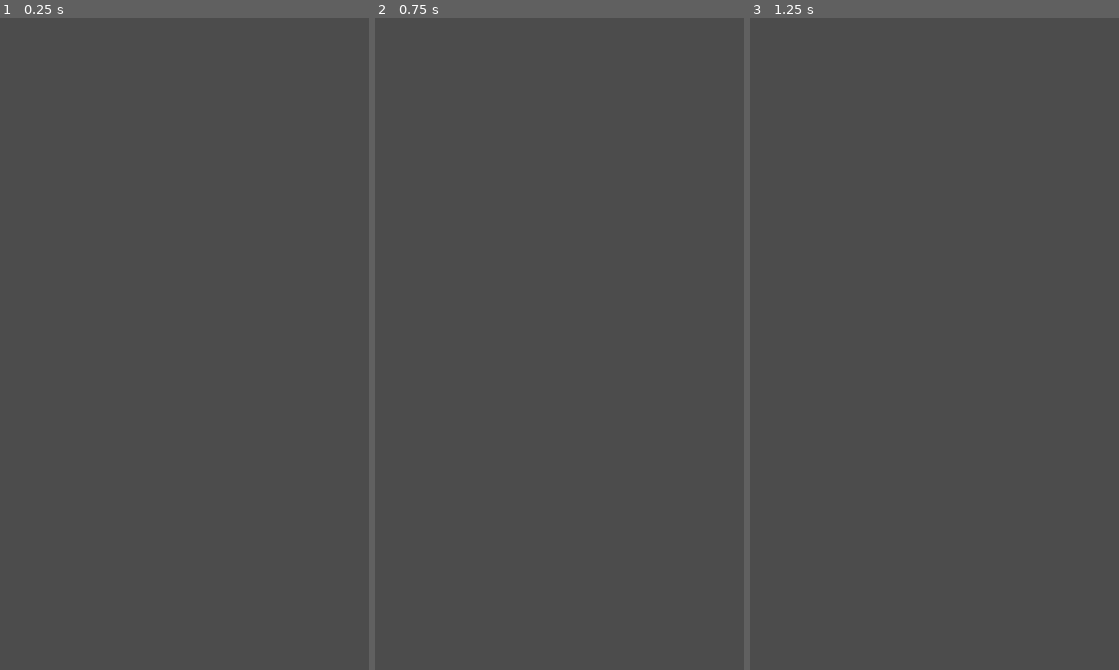
Above: before the commit, frames 1-3 (left to right).
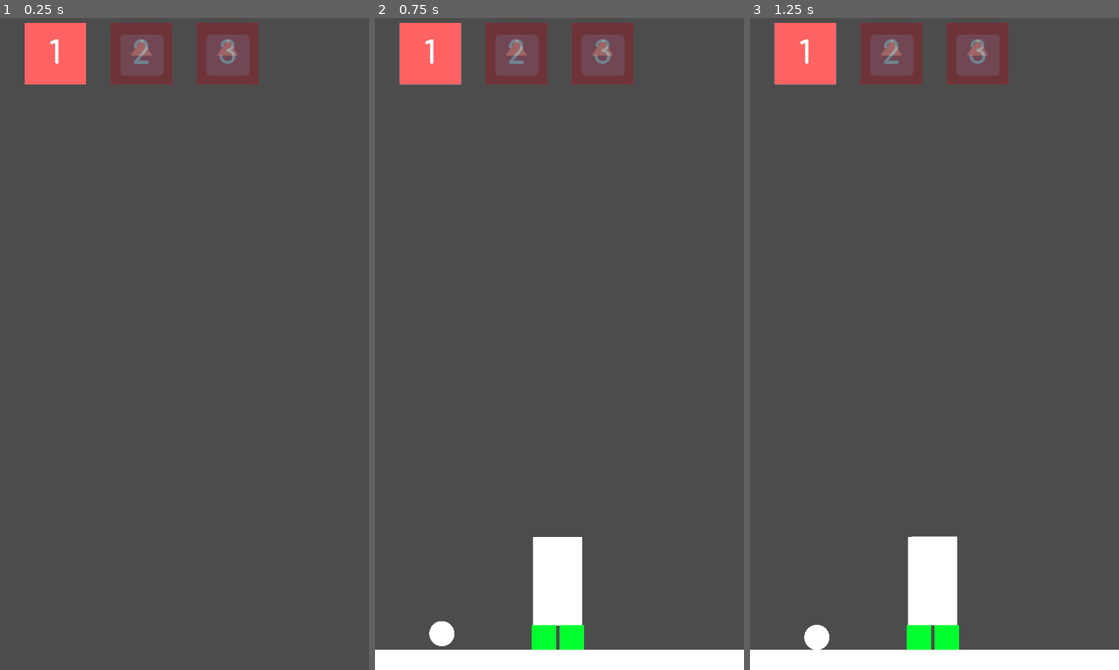
Above: after the commit, the same moments.

Repository: Clement-R/ludum_dare_49
Game: Godot game, scene res://Scenes/Game.tscn
The game is run twice, just before and just after one commit, with the same random seed, the same clock (stepped at 60 frames per second) and the same inputs. Before the commit the project starts from res://Levels/Game.tscn. The engine's default icon, where the game draws it, is replaced by a stand-in: a white triangle on a blue panel in a dark square.
Inputs (mouse positions are in pixels of both pictures, inside the frame that each line leads up to):
- Up to frame 1 (0.25 s): no input
- Up to frame 2 (0.75 s): click (430, 50) at 0.52 s
- Up to frame 3 (1.25 s): no input

The runs differ from the first frame. In frame 1, 4.7% of the frame differs, in the area x 6-70%, y 0-11%; in frame 2, 10%; in frame 3, 10%, in the area x 0-100%, y 0-100%.

Commit message:
+ level selection screen

Diff:
--- /dev/null
+++ b/Actors/UI/LevelButton.tscn
@@ -0,0 +1,66 @@
+[gd_scene load_steps=6 format=2]
+
+[ext_resource path="res://Config/theme.tres" type="Theme" id=1]
+[ext_resource path="res://Art/Fonts/Comfortaa/static/Comfortaa-Bold.ttf" type="DynamicFontData" id=2]
+[ext_resource path="res://Scripts/LevelButton.gd" type="Script" id=3]
+[ext_resource path="res://Art/Sprites/icon.png" type="Texture" id=4]
+
+[sub_resource type="DynamicFont" id=1]
+size = 64
+font_data = ExtResource( 2 )
+
+[node name="LevelButton" type="Control"]
+margin_right = 125.0
+margin_bottom = 125.0
+rect_min_size = Vector2( 125, 125 )
+script = ExtResource( 3 )
+__meta__ = {
+"_edit_use_anchors_": false
+}
+
+[node name="ColorRect" type="ColorRect" parent="."]
+anchor_right = 1.0
+anchor_bottom = 1.0
+color = Color( 1, 0.384314, 0.384314, 1 )
+__meta__ = {
+"_edit_use_anchors_": false
+}
+
+[node name="Label" type="Label" parent="."]
+anchor_right = 1.0
+anchor_bottom = 1.0
+theme = ExtResource( 1 )
+custom_fonts/font = SubResource( 1 )
+text = "1"
+align = 1
+valign = 1
+__meta__ = {
+"_edit_use_anchors_": false
+}
+
+[node name="ToolButton" type="ToolButton" parent="."]
+anchor_right = 1.0
+anchor_bottom = 1.0
+__meta__ = {
+"_edit_use_anchors_": false
+}
+
+[node name="Locked" type="ColorRect" parent="."]
+anchor_right = 1.0
+anchor_bottom = 1.0
+color = Color( 0, 0, 0, 0.501961 )
+__meta__ = {
+"_edit_use_anchors_": false
+}
+
+[node name="TextureRect" type="TextureRect" parent="Locked"]
+modulate = Color( 1, 1, 1, 0.25098 )
+anchor_right = 1.0
+anchor_bottom = 1.0
+texture = ExtResource( 4 )
+expand = true
+__meta__ = {
+"_edit_use_anchors_": false
+}
+
+[connection signal="pressed" from="ToolButton" to="." method="_on_ToolButton_pressed"]
--- /dev/null
+++ b/Actors/UI/LevelSelection.tscn
@@ -0,0 +1,43 @@
+[gd_scene load_steps=3 format=2]
+
+[ext_resource path="res://Scripts/LevelSelection.gd" type="Script" id=1]
+[ext_resource path="res://Actors/UI/LevelButton.tscn" type="PackedScene" id=3]
+
+[node name="LevelSelection" type="Control"]
+anchor_right = 1.0
+anchor_bottom = 1.0
+mouse_filter = 2
+script = ExtResource( 1 )
+__meta__ = {
+"_edit_use_anchors_": false
+}
+_level_button = ExtResource( 3 )
+
+[node name="ScrollContainer" type="ScrollContainer" parent="."]
+anchor_right = 1.0
+anchor_bottom = 1.0
+margin_top = 20.0
+margin_bottom = -20.0
+mouse_filter = 2
+size_flags_horizontal = 3
+size_flags_vertical = 3
+scroll_horizontal_enabled = false
+__meta__ = {
+"_edit_use_anchors_": false
+}
+
+[node name="CenterContainer" type="CenterContainer" parent="ScrollContainer"]
+margin_right = 750.0
+mouse_filter = 2
+size_flags_horizontal = 3
+
+[node name="GridContainer" type="GridContainer" parent="ScrollContainer/CenterContainer"]
+margin_left = 50.0
+margin_right = 700.0
+rect_min_size = Vector2( 650, 0 )
+mouse_filter = 2
+size_flags_horizontal = 3
+size_flags_vertical = 3
+custom_constants/vseparation = 50
+custom_constants/hseparation = 50
+columns = 4
--- a/UI.tscn
+++ b/Actors/UI/UI.tscn
@@ -2,8 +2,8 @@
 
 [ext_resource path="res://Scripts/UI.gd" type="Script" id=1]
 [ext_resource path="res://Art/Sprites/circle_128.png" type="Texture" id=2]
-[ext_resource path="res://theme.tres" type="Theme" id=3]
-[ext_resource path="res://font.tres" type="DynamicFont" id=4]
+[ext_resource path="res://Config/theme.tres" type="Theme" id=3]
+[ext_resource path="res://Config/font.tres" type="DynamicFont" id=4]
 [ext_resource path="res://Art/Fonts/Comfortaa/Comfortaa-VariableFont_wght.ttf" type="DynamicFontData" id=5]
 
 [sub_resource type="DynamicFont" id=1]
--- a/Levels/Game.tscn
+++ /dev/null
@@ -1,16 +0,0 @@
-[gd_scene load_steps=6 format=2]
-
-[ext_resource path="res://Scripts/LevelsManager.gd" type="Script" id=1]
-[ext_resource path="res://Levels/Level_1.tscn" type="PackedScene" id=3]
-[ext_resource path="res://UI.tscn" type="PackedScene" id=4]
-[ext_resource path="res://Levels/Level_2.tscn" type="PackedScene" id=5]
-[ext_resource path="res://Levels/Level_0.tscn" type="PackedScene" id=6]
-
-[node name="Game" type="Node"]
-
-[node name="LevelsManager" type="Node2D" parent="."]
-script = ExtResource( 1 )
-_levels = [ ExtResource( 6 ), ExtResource( 3 ), ExtResource( 5 ) ]
-
-[node name="UI" parent="." instance=ExtResource( 4 )]
-mouse_filter = 2
--- /dev/null
+++ b/Scenes/Game.tscn
@@ -0,0 +1,21 @@
+[gd_scene load_steps=4 format=2]
+
+[ext_resource path="res://Scripts/GameManager.gd" type="Script" id=1]
+[ext_resource path="res://Actors/UI/LevelSelection.tscn" type="PackedScene" id=2]
+[ext_resource path="res://Actors/UI/UI.tscn" type="PackedScene" id=6]
+
+[node name="Game" type="Node"]
+script = ExtResource( 1 )
+
+[node name="UI" parent="." instance=ExtResource( 6 )]
+mouse_filter = 2
+
+[node name="MainMenu" type="Control" parent="."]
+anchor_right = 1.0
+anchor_bottom = 1.0
+mouse_filter = 2
+__meta__ = {
+"_edit_use_anchors_": false
+}
+
+[node name="LevelSelection" parent="." instance=ExtResource( 2 )]
--- a/Levels/Level_0.tscn
+++ b/Scenes/Levels/Level_0.tscn
@@ -2,7 +2,7 @@
 
 [ext_resource path="res://Actors/box.tscn" type="PackedScene" id=1]
 [ext_resource path="res://Art/Sprites/circle.png" type="Texture" id=2]
-[ext_resource path="res://Levels/Level_base.tscn" type="PackedScene" id=3]
+[ext_resource path="res://Scenes/Level_base.tscn" type="PackedScene" id=3]
 
 [sub_resource type="RectangleShape2D" id=5]
 extents = Vector2( 67.8785, 10 )
--- a/Levels/Level_1.tscn
+++ b/Scenes/Levels/Level_1.tscn
@@ -2,7 +2,7 @@
 
 [ext_resource path="res://Actors/box.tscn" type="PackedScene" id=1]
 [ext_resource path="res://Art/Sprites/circle.png" type="Texture" id=2]
-[ext_resource path="res://Levels/Level_base.tscn" type="PackedScene" id=3]
+[ext_resource path="res://Scenes/Level_base.tscn" type="PackedScene" id=3]
 
 [sub_resource type="CircleShape2D" id=2]
 radius = 128.0
--- a/Levels/Level_2.tscn
+++ b/Scenes/Levels/Level_2.tscn
@@ -2,7 +2,7 @@
 
 [ext_resource path="res://Actors/box.tscn" type="PackedScene" id=1]
 [ext_resource path="res://Art/Sprites/circle.png" type="Texture" id=2]
-[ext_resource path="res://Levels/Level_base.tscn" type="PackedScene" id=3]
+[ext_resource path="res://Scenes/Level_base.tscn" type="PackedScene" id=3]
 
 [sub_resource type="RectangleShape2D" id=4]
 extents = Vector2( 67.8785, 10 )
--- a/Levels/Level_3.tscn
+++ b/Scenes/Levels/Level_3.tscn
@@ -1,6 +1,6 @@
 [gd_scene load_steps=4 format=2]
 
-[ext_resource path="res://Levels/Level_base.tscn" type="PackedScene" id=1]
+[ext_resource path="res://Scenes/Level_base.tscn" type="PackedScene" id=1]
 [ext_resource path="res://Art/Sprites/circle.png" type="Texture" id=2]
 
 [sub_resource type="CircleShape2D" id=1]
--- /dev/null
+++ b/Scenes/LevelsManager.tscn
@@ -0,0 +1,10 @@
+[gd_scene load_steps=5 format=2]
+
+[ext_resource path="res://Scripts/LevelsManager.gd" type="Script" id=1]
+[ext_resource path="res://Scenes/Levels/Level_2.tscn" type="PackedScene" id=2]
+[ext_resource path="res://Scenes/Levels/Level_1.tscn" type="PackedScene" id=3]
+[ext_resource path="res://Scenes/Levels/Level_0.tscn" type="PackedScene" id=4]
+
+[node name="LevelsManager" type="Node2D"]
+script = ExtResource( 1 )
+_levels = [ ExtResource( 4 ), ExtResource( 3 ), ExtResource( 2 ) ]
--- a/Scripts/Controls.gd
+++ b/Scripts/Controls.gd
@@ -4,7 +4,6 @@
 
 func _ready() -> void:
 	_tap_timer = $TapCooldown
-	print("be ready")
 
 func _process(delta: float) -> void:
 	if not _tap_timer.is_stopped():
@@ -31,7 +30,6 @@
 	for result in results:
 		if(result.collider.name in ["Ground", "Trophy"]):
 			continue
-		print(result.collider.name)
 		result.collider.queue_free()
 
 		_tap_timer.start()
--- /dev/null
+++ b/Scripts/GameManager.gd
@@ -0,0 +1,16 @@
+extends Node
+
+
+# Declare member variables here. Examples:
+# var a: int = 2
+# var b: String = "text"
+
+
+# Called when the node enters the scene tree for the first time.
+func _ready() -> void:
+	pass # Replace with function body.
+
+
+# Called every frame. 'delta' is the elapsed time since the previous frame.
+#func _process(delta: float) -> void:
+#	pass
--- /dev/null
+++ b/Scripts/LevelButton.gd
@@ -0,0 +1,23 @@
+extends Control
+
+var level_index = 0 setget _set_level
+var level: PackedScene
+var locked = true setget _set_locked
+
+var _label: Label
+var _locked_ui: Control
+
+func _ready() -> void:
+	_label = $Label
+	_locked_ui = $Locked
+
+func _set_level(level: int) -> void:
+	level_index = level
+	_label.text = str(level + 1)
+
+func _set_locked(state: bool) -> void:
+	locked = state
+	_locked_ui.visible = locked
+
+func _on_ToolButton_pressed() -> void:
+	LevelsManager.load_level(level)
--- /dev/null
+++ b/Scripts/LevelSelection.gd
@@ -0,0 +1,26 @@
+extends Control
+
+export (PackedScene) var _level_button
+
+var _container
+
+func _ready() -> void:
+	_container = $ScrollContainer/CenterContainer/GridContainer
+
+	var levels = LevelsManager.get_all_levels()
+	var highest = LevelsManager.get_highest_level_completed()
+	highest += 1
+
+	var index = 0
+	for level in levels:
+		var button_instance = _level_button.instance()
+		_container.add_child(button_instance)
+		button_instance.level_index = index
+		button_instance.level = level
+
+		if index == 0:
+			button_instance.locked = false
+		else:
+			button_instance.locked = highest <= index;
+
+		index += 1
--- a/Scripts/LevelsManager.gd
+++ b/Scripts/LevelsManager.gd
@@ -15,13 +15,9 @@
 	Events.connect("retry_level", self, "_reload_level")
 
 	var highest = get_highest_level_completed()
-	print("Highest :", highest)
 
 # DEBUG TO REMOVE
 func _process(delta: float) -> void:
-	if Input.is_action_just_pressed("ui_up"):
-		_load_next_level()
-
 	if Input.is_action_just_pressed("ui_down"):
 		_reset_score()
 
@@ -40,8 +36,8 @@
 		return ""
 
 	if _current_level == null:
-		print("null")
 		_current_level = _levels[0]
+		_current_level_index = 0
 	else:
 		var index = _levels.find(_current_level)
 		if index + 1 < len(_levels):
@@ -49,12 +45,19 @@
 			_current_level_index = index
 			save_score()
 		else:
-			print("Last level finished")
 			emit_signal("last_level_finished")
 			return ""
 
-	print("Next level: ", _current_level.resource_path)
 	return _current_level.resource_path
+
+func load_level(level: PackedScene) -> void:
+	var index = _levels.find(level)
+	if index == -1:
+		return
+
+	_current_level = level
+	_current_level_index = index
+	_spawn_level(level.resource_path)
 
 func _load_next_level() -> void:
 	var level_path = _get_next_level_path()
--- a/project.godot
+++ b/project.godot
@@ -11,12 +11,13 @@
 [application]
 
 config/name="LD_49"
-run/main_scene="res://Levels/Game.tscn"
+run/main_scene="res://Scenes/Game.tscn"
 config/icon="res://Art/Sprites/icon.png"
 
 [autoload]
 
 Events="*res://Scripts/Events.gd"
+LevelsManager="*res://Scenes/LevelsManager.tscn"
 
 [display]
 
Renamed: font.tres -> Config/font.tres
Renamed: theme.tres -> Config/theme.tres
Not shown: 2 places in Scenes/Level_base.tscn that only renumber resources
